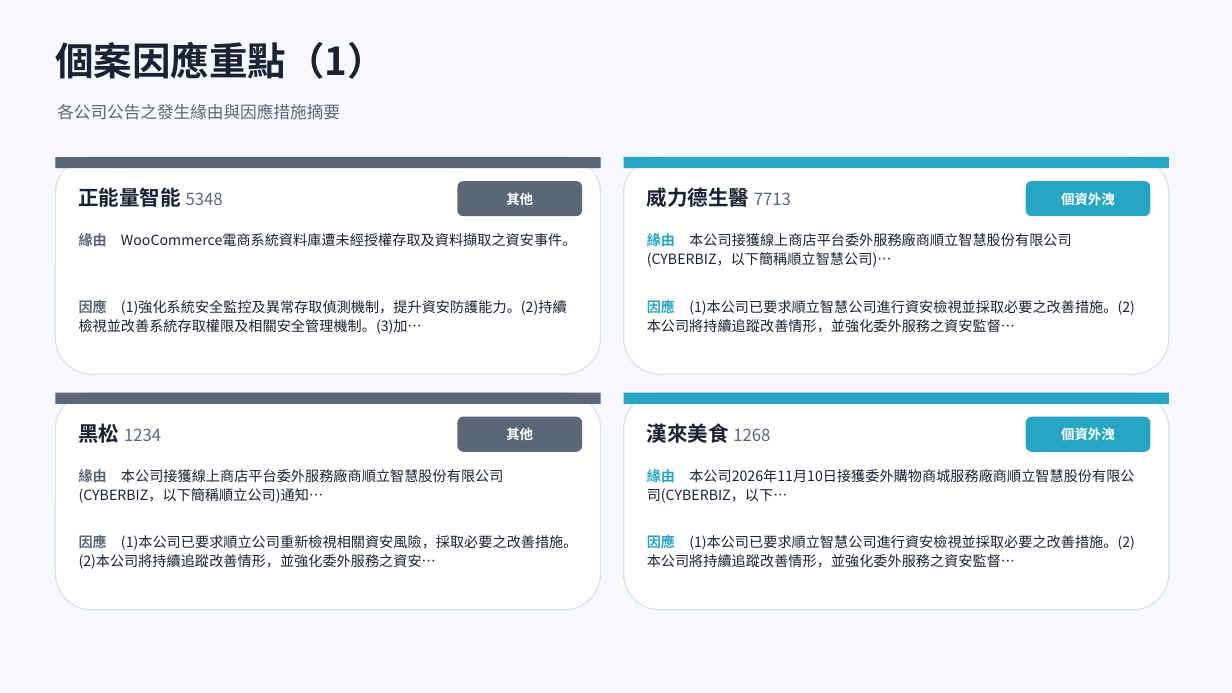
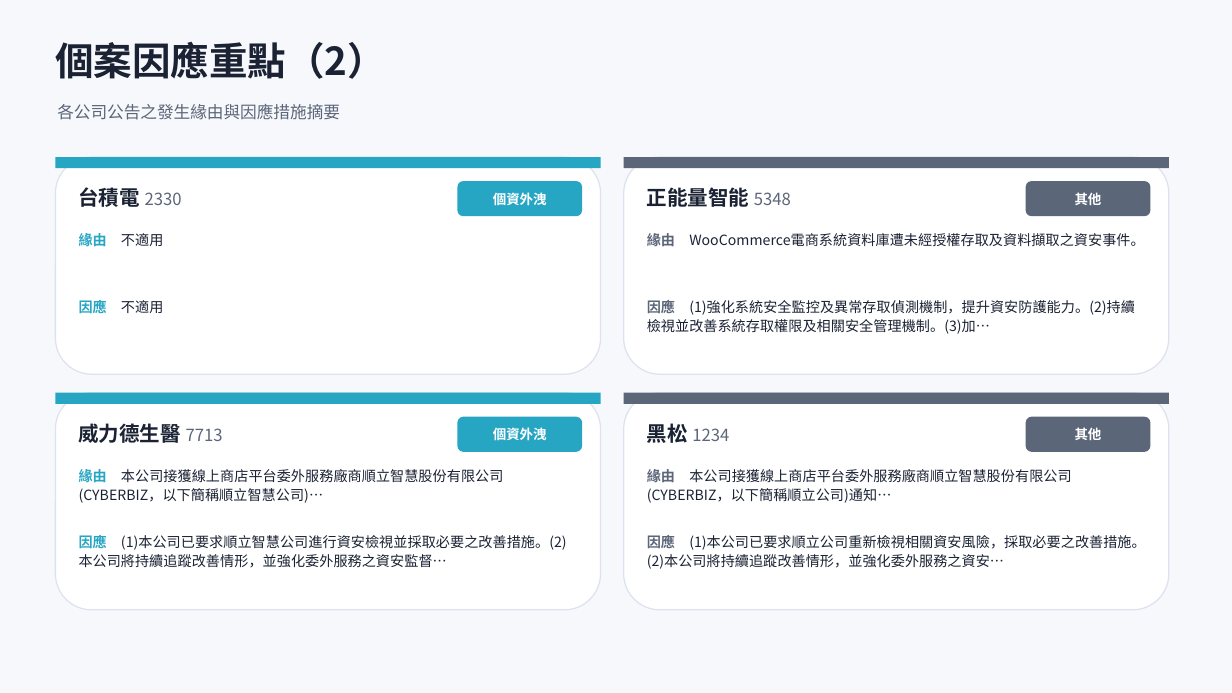
Before and after one commit to Johnnylin77/mops-isec-monitor, a slide deck: slide 7 of 資安事件因應分析.pptx (slide 6 before the commit). Drawn at 1232x693 pixels with LibreOffice and Linux fonts; fonts in the diff are those of the drawing. Boxes give left, top, right and bottom in pixels: in the first picture for what was removed or moved away, otherwise in the second. Text is boxed around its words. In the diff, an @@ line names an element or a change of style, - is before the commit and + after.

```diff
--- a/資安事件因應分析.pptx
+++ b/資安事件因應分析.pptx
@@ text at box(55, 42, 386, 79): text changed @@
-個案因應重點（1）
+個案因應重點（2）
@@ text at box(79, 187, 182, 207): text changed; size 16 to 13 pt; text colour #1A2233 to #5C6679; bold off @@
-正能量智能 5348
+台積電 2330
@@ text at box(493, 192, 547, 205): text changed @@
-其他
+個資外洩
@@ text at box(647, 187, 791, 207): text changed @@
-威力德生醫 7713
+正能量智能 5348
@@ text at box(1075, 192, 1102, 205): text changed @@
-個資外洩
+其他
@@ text at box(79, 231, 163, 249): text changed @@
-緣由 WooCommerce電商系統資料庫遭未經授權存取及資料擷取之資安事件。
+緣由 不適用
@@ text at box(647, 231, 1144, 249): text changed @@
-緣由 本公司接獲線上商店平台委外服務廠商順立智慧股份有限公司(CYBERBIZ，以下簡稱順立智慧公司)…
+緣由 WooCommerce電商系統資料庫遭未經授權存取及資料擷取之資安事件。
@@ text at box(79, 298, 163, 316): text changed @@
-因應 (1)強化系統安全監控及異常存取偵測機制，提升資安防護能力。(2)持續檢視並改善系統存取權限及相關安全管理機制。(3)加…
+因應 不適用
@@ text at box(647, 298, 1135, 334): text changed @@
-因應 (1)本公司已要求順立智慧公司進行資安檢視並採取必要之改善措施。(2)本公司將持續追蹤改善情形，並強化委外服務之資安監督…
+因應 (1)強化系統安全監控及異常存取偵測機制，提升資安防護能力。(2)持續檢視並改善系統存取權限及相關安全管理機制。(3)加…
@@ fill #5C6679 to #27A6C4 in 4 elements at box(55, 157, 601, 168), box(457, 181, 582, 216), box(55, 393, 601, 404), box(457, 417, 582, 452) @@
@@ fill #27A6C4 to #5C6679 in 4 elements at box(624, 157, 1169, 168), box(1026, 181, 1151, 216), box(624, 393, 1169, 404), box(1026, 417, 1151, 452) @@
@@ text at box(79, 423, 223, 443): text changed; size 13 to 16 pt; text colour #5C6679 to #1A2233; bold on @@
-黑松 1234
+威力德生醫 7713
@@ text at box(493, 427, 547, 440): text changed @@
-其他
+個資外洩
@@ text at box(647, 423, 729, 443): text changed; size 16 to 13 pt; text colour #1A2233 to #5C6679; bold off @@
-漢來美食 1268
+黑松 1234
@@ text at box(1075, 427, 1102, 440): text changed @@
-個資外洩
+其他
@@ text at box(79, 467, 503, 503): text changed @@
-緣由 本公司接獲線上商店平台委外服務廠商順立智慧股份有限公司(CYBERBIZ，以下簡稱順立公司)通知…
+緣由 本公司接獲線上商店平台委外服務廠商順立智慧股份有限公司(CYBERBIZ，以下簡稱順立智慧公司)…
@@ text at box(647, 467, 1071, 503): text changed @@
-緣由 本公司2026年11月10日接獲委外購物商城服務廠商順立智慧股份有限公司(CYBERBIZ，以下…
+緣由 本公司接獲線上商店平台委外服務廠商順立智慧股份有限公司(CYBERBIZ，以下簡稱順立公司)通知…
@@ text at box(79, 533, 567, 568): text changed @@
-因應 (1)本公司已要求順立公司重新檢視相關資安風險，採取必要之改善措施。(2)本公司將持續追蹤改善情形，並強化委外服務之資安…
+因應 (1)本公司已要求順立智慧公司進行資安檢視並採取必要之改善措施。(2)本公司將持續追蹤改善情形，並強化委外服務之資安監督…
@@ text at box(647, 533, 1146, 569): text changed @@
-因應 (1)本公司已要求順立智慧公司進行資安檢視並採取必要之改善措施。(2)本公司將持續追蹤改善情形，並強化委外服務之資安監督…
+因應 (1)本公司已要求順立公司重新檢視相關資安風險，採取必要之改善措施。(2)本公司將持續追蹤改善情形，並強化委外服務之資安…
```
Also in this commit, not shown: 11 other slides changed, 1 slide added, 2 other files.
